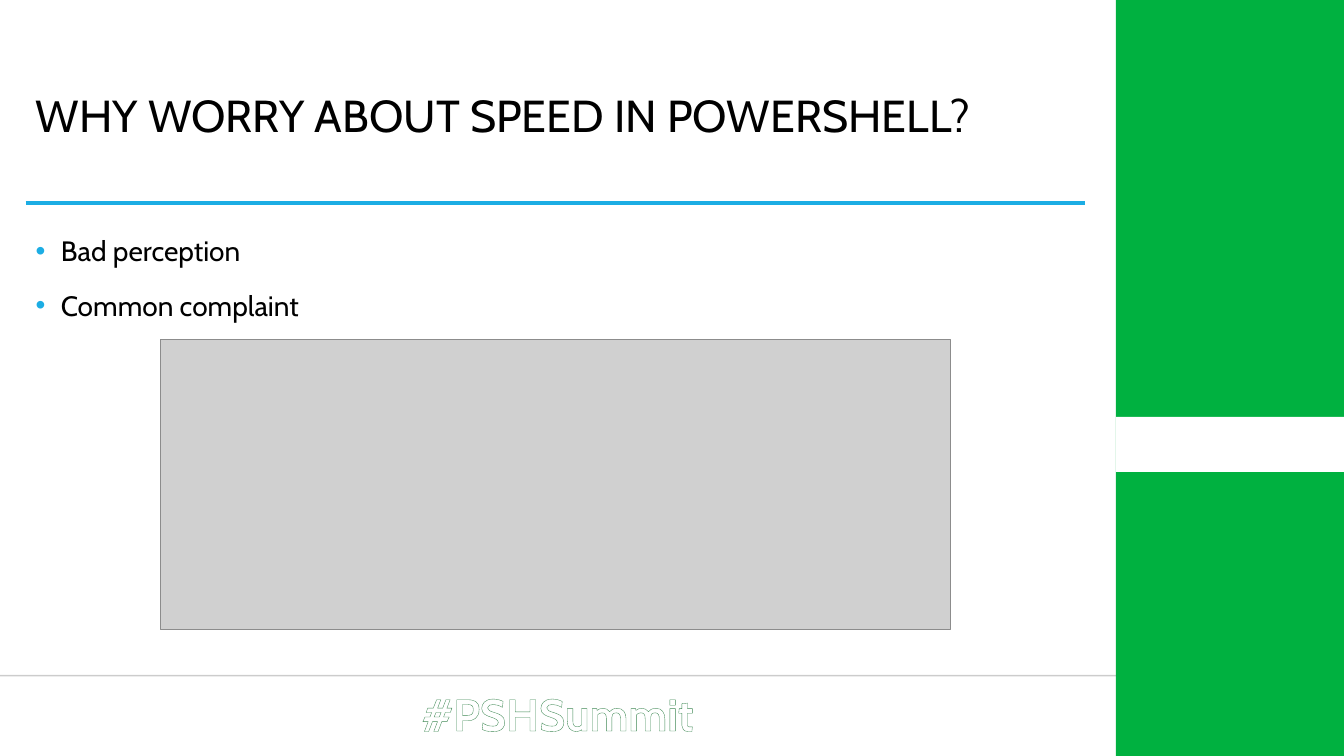
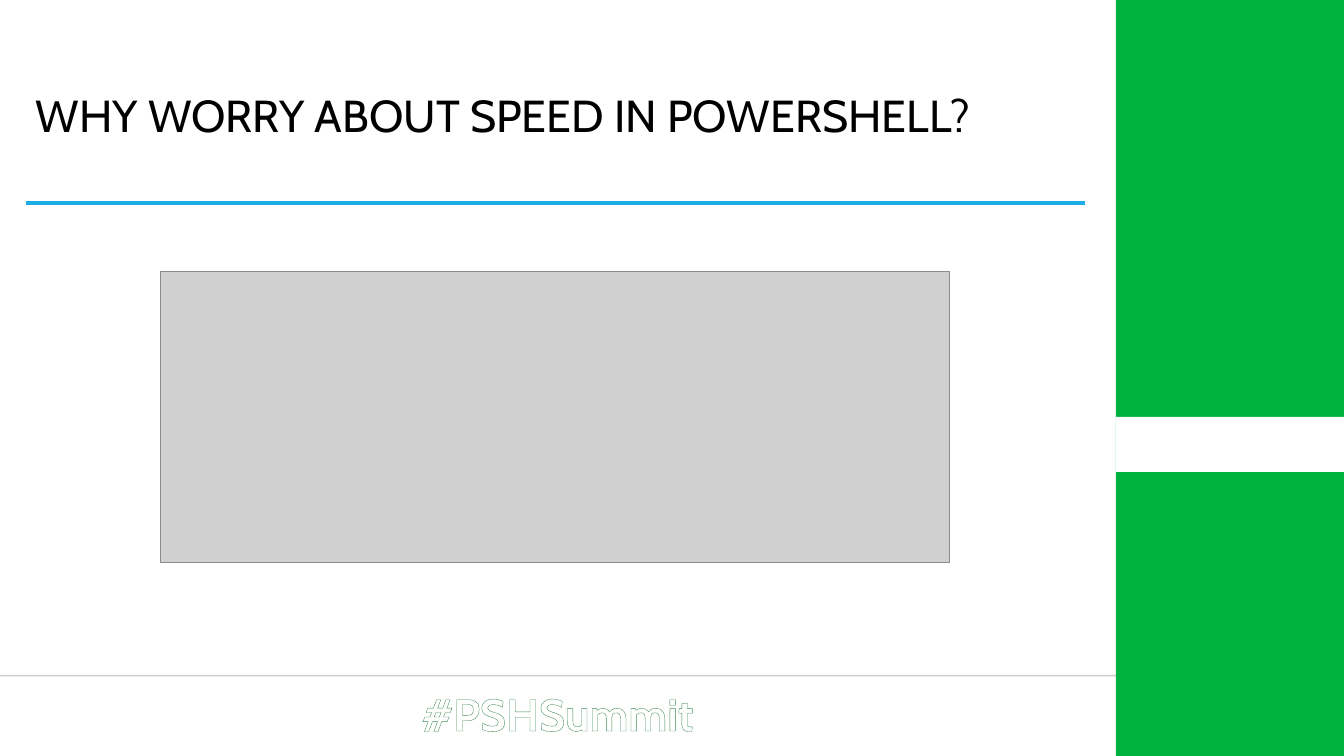
Before and after one commit to Windos/Talks, a slide deck: slide 5 of 2021/04 - April/28 - Summit 2021 - High-Intensity Scripting/High-Intensity Scripting.pptx (slide 4 before the commit). Drawn at 1344x756 pixels with LibreOffice and Linux fonts; fonts in the diff are those of the drawing; grey boxes stand for pictures; background and template pictures are left out. Boxes give left, top, right and bottom in pixels: in the first picture for what was removed or moved away, otherwise in the second. Text is boxed around its words. In the diff, an @@ line names an element or a change of style, - is before the commit and + after.

```diff
--- a/2021/04 - April/28 - Summit 2021 - High-Intensity Scripting/High-Intensity Scripting.pptx
+++ b/2021/04 - April/28 - Summit 2021 - High-Intensity Scripting/High-Intensity Scripting.pptx
@@ text removed at <box>61,240,299,322</box> @@
-• Bad perception
-• Common complaint
@@ picture: place and size @@
-picture at <box>160,340,950,630</box>
+picture at <box>160,272,950,563</box>
```
Also in this commit, not shown: 4 slides added.
